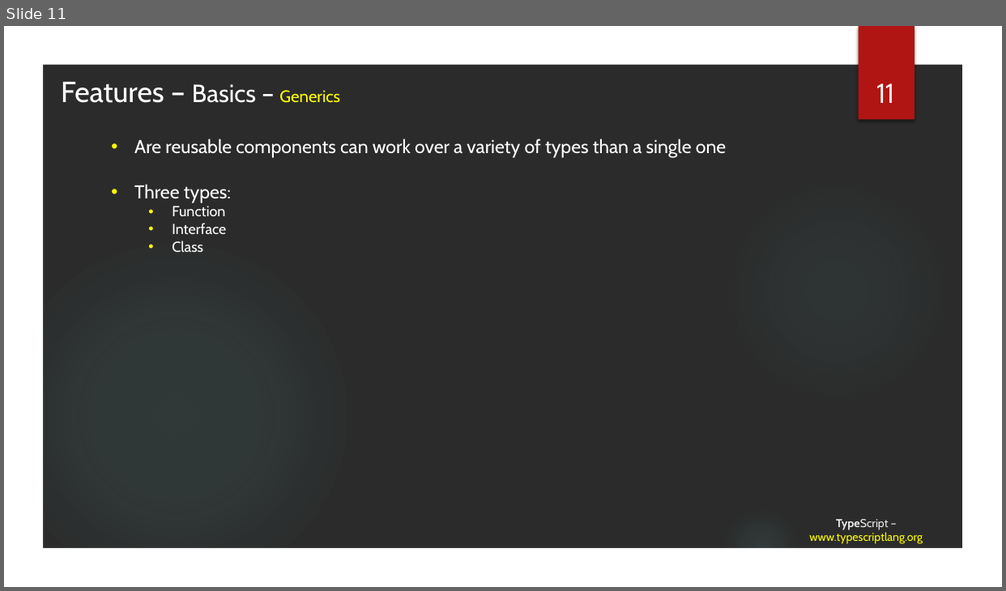
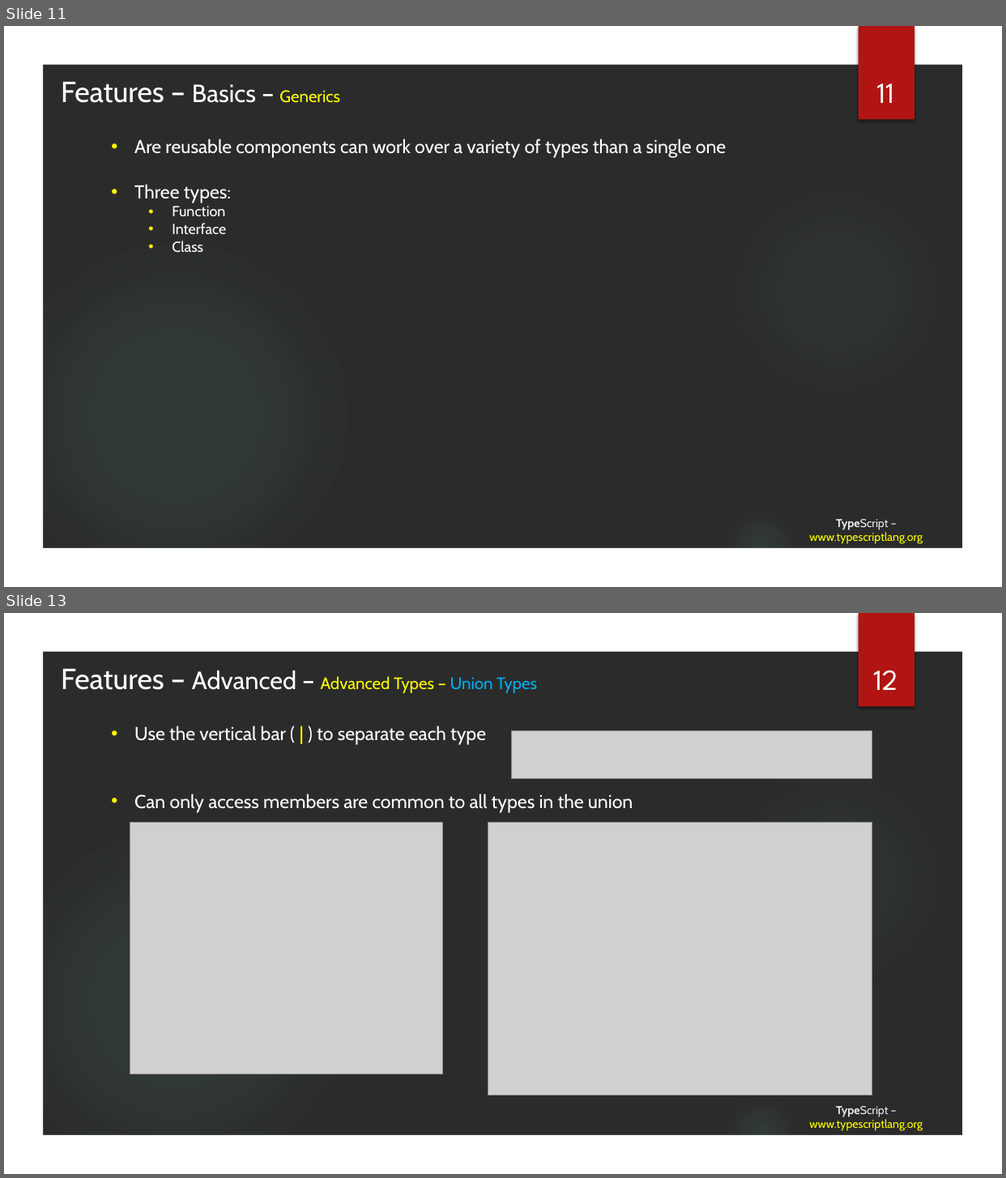
Before and after one commit to tainhx/SSFE, a slide deck: TypeScript.pptx. Shown one above the other, each under a label of ours: slide 11 before the commit, slides 11 and 13 after it; the slides between them are not shown. The pictures are 1006x591 and 1006x1178 pixels, drawn with LibreOffice and Linux fonts; fonts in the diff are those of the drawing; grey boxes stand for pictures; background and template pictures are left out; a plain dark background stands for a picture behind light text. Boxes give left, top, right and bottom in pixels: in the first picture for what was removed or moved away, otherwise in the second. Text is boxed around its words. In the diff, an @@ line names an element or a change of style, - is before the commit and + after.

```diff
--- a/TypeScript.pptx
+++ b/TypeScript.pptx
@@ slide 13 added at (x1=4, y1=613, x2=1002, y2=1174), background picture (left out); not listed: 5 template elements that a slide beside it also shows @@
@@ text added at (x1=61, y1=669, x2=537, y2=693), 16 pt, text #FFFFFF @@
+Features – Advanced – Advanced Types – Union Types
@@ text added at (x1=873, y1=671, x2=897, y2=690), 28 pt, text #FFFFFF @@
+12
@@ text added at (x1=134, y1=726, x2=633, y2=813), 18 pt, text #FFFFFF @@
+• Use the vertical bar ( | ) to separate each type
+• Can only access members are common to all types in the union
@@ picture added at (x1=512, y1=730, x2=872, y2=779) @@
@@ picture added at (x1=130, y1=823, x2=444, y2=1074) @@
@@ picture added at (x1=488, y1=823, x2=872, y2=1096) @@
@@ title added at (x1=809, y1=1106, x2=923, y2=1131), 11 pt, text #FFFF00 @@
+TypeScript – www.typescriptlang.org
```
Also in this commit, not shown: 5 slides changed, 11 other slides added, 17 other files.
